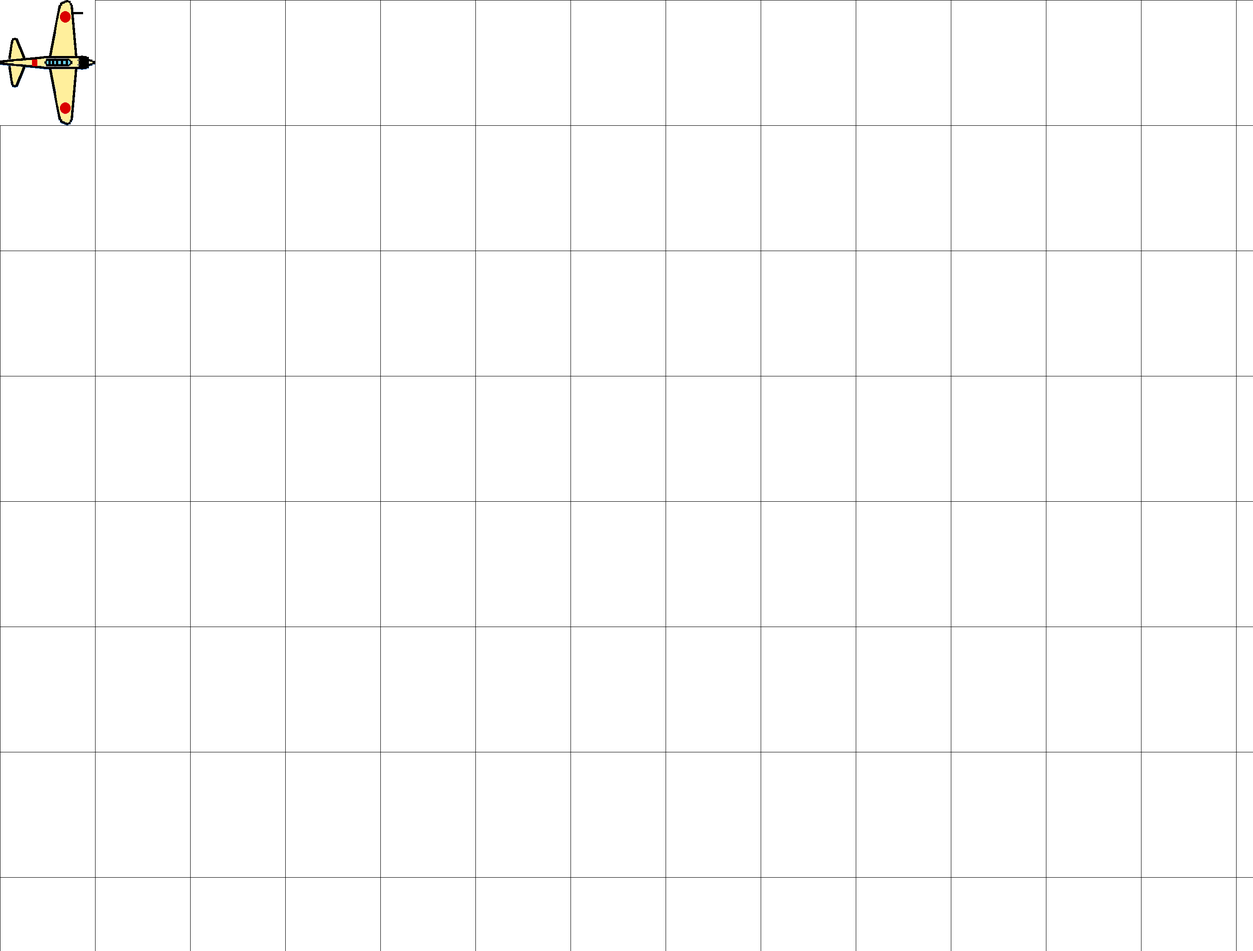
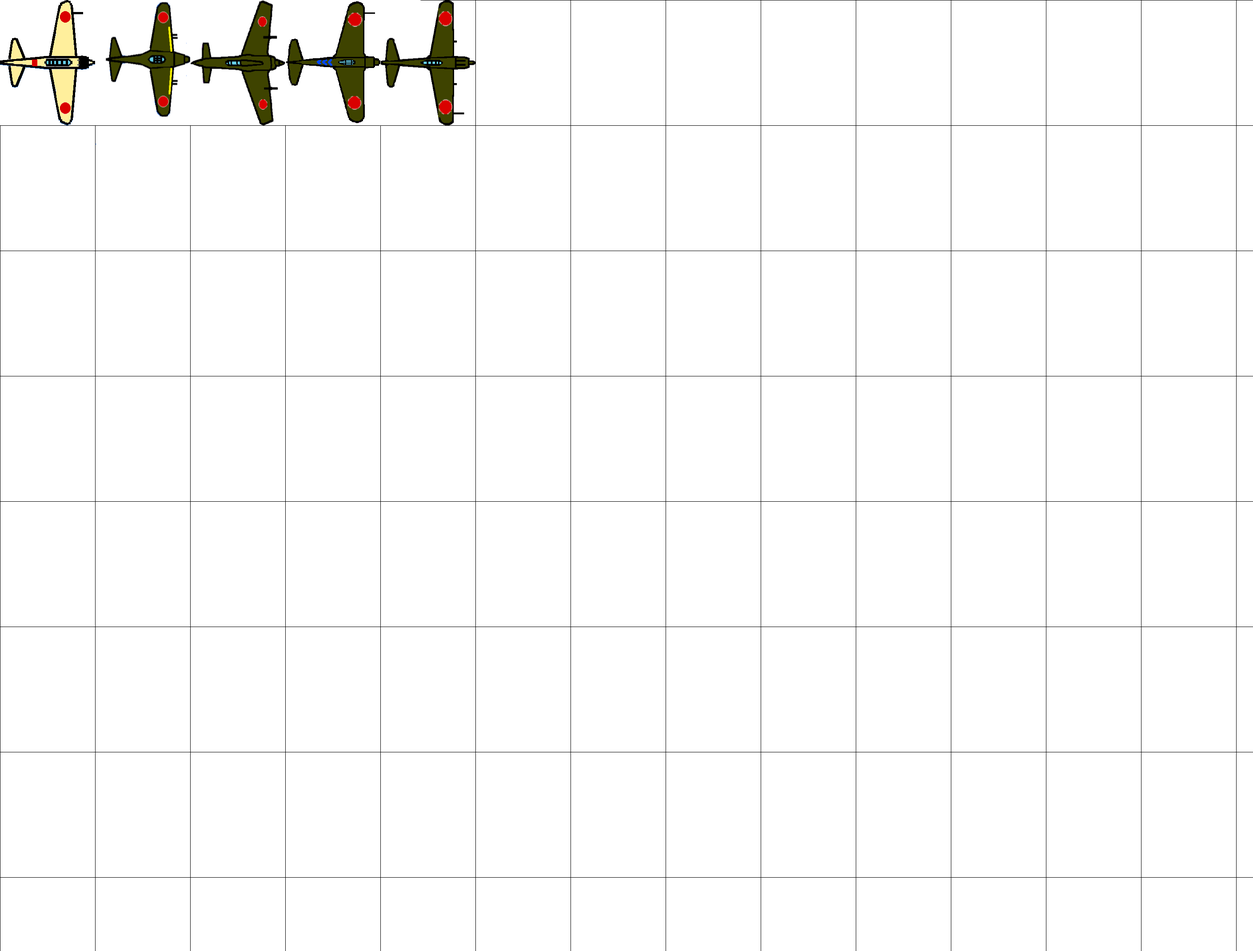
Revision of a layered 1253 x 951 image; what changed, layer by layer:
added layer "playerSprite5.png" above "playerSprite4.png" over 380, 0, 476, 126
added layer "playerSprite4.png" above "playerSprite3.png" over 286, 1, 381, 124
added layer "playerSprite3.png" above "playerSprite2.png" over 190, 0, 286, 126
added layer "playerSprite2.png" above "Layer" over 95, 1, 191, 145
painted on "Background" over 94, 0, 422, 126
